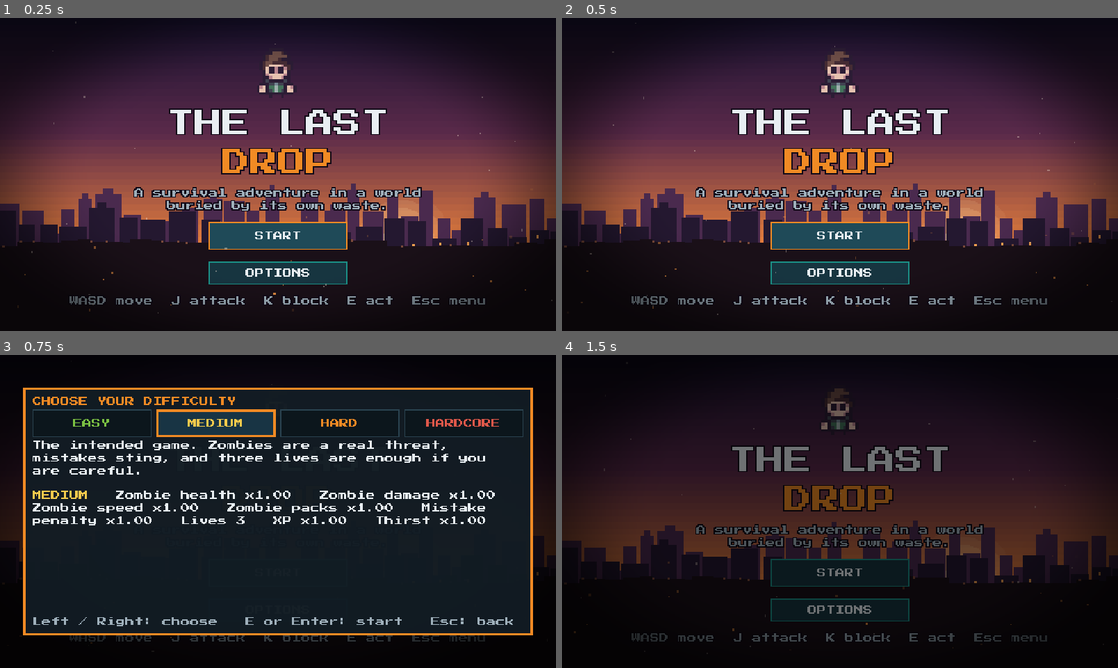
Above: before the commit, frames 1-4 (two rows, left to right).
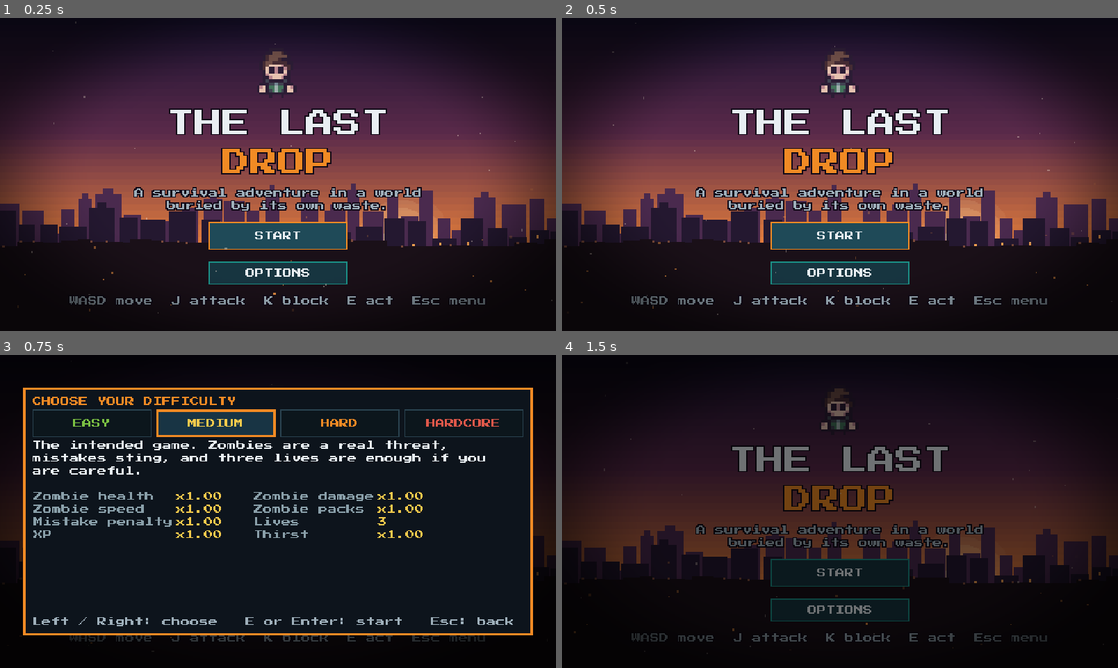
Above: after the commit, the same moments.

Repository: hsan-gg/the-last-drop
Game: Godot game, scene res://ui/title.tscn
Same seed, same stepped clock (60 frames per second), same inputs: the game is played once before the commit and once after it.
Inputs:
- Up to frame 1 (0.25 s): no input
- Up to frame 2 (0.5 s): no input
- Up to frame 3 (0.75 s): click "START" at 0.5 s
- Up to frame 4 (1.5 s): click "MEDIUM" at 1.25 s

Frames 1-2 are identical in both runs. In frame 3, 3.3% of the frame differs, in the area x 5-89%, y 43-59%; in frame 4, nothing differs.

Commit message:
feat: opaque difficulty picker with stats table; e2e handles picker, music and difficulty

Diff:
--- a/test/e2e/e2e_driver.gd
+++ b/test/e2e/e2e_driver.gd
@@ -74,6 +74,8 @@
 	var state := {
 		"scene": scene.name,
 		"area": scene.get("area_id") if scene is GameArea else "",
+		"music": Music.current(),
+		"difficulty": Difficulty.current_id,
 		"flags": GameState.get("_flags"),
 		"counters": GameState.get("_counters"),
 		"health": Survival.health(),
--- a/ui/difficulty_picker.gd
+++ b/ui/difficulty_picker.gd
@@ -23,6 +23,9 @@
 	layer = 45
 	_levels = Difficulty.all()
 	_build_shell(Vector2(440, 214), UiTheme.COLOR_ORANGE)
+	var solid := UiTheme.panel_style(UiTheme.COLOR_ORANGE)
+	solid.bg_color = Color(0.05, 0.08, 0.11, 1.0)  # opaque, so the title does not show through
+	(_box.get_parent() as PanelContainer).add_theme_stylebox_override("panel", solid)
 	_box.add_child(_label("CHOOSE YOUR DIFFICULTY", UiTheme.COLOR_ORANGE))
 	var row := HBoxContainer.new()
 	row.add_theme_constant_override("separation", 4)
@@ -62,11 +65,11 @@
 	for button_index in _buttons.size():
 		_buttons[button_index].add_theme_stylebox_override("normal", UiTheme.slot_style(button_index == _index))
 	_description.text = level["description"]
-	var lines: Array[String] = []
+	var cells := ""
 	for entry in SHOWN_KEYS:
 		var value: float = float(level[entry[1]])
-		lines.append("%s %s" % [entry[0], entry[2] % value])
-	_stats.text = "[color=%s]%s[/color]   %s" % [level["color"], level["name"], "   ".join(lines)]
+		cells += "[cell][color=#8aa0aa]%s[/color][/cell][cell][color=%s]%s[/color]   [/cell]" % [entry[0], level["color"], entry[2] % value]
+	_stats.text = "[table=4]%s[/table]" % cells
 
 
 func confirm(index: int = -1) -> void:
